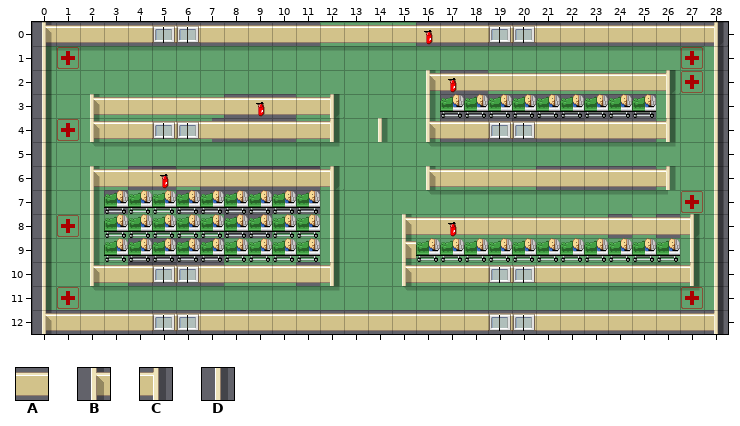
An edit to a level. Tiled map, data/spider.tmx. Above: the version before the commit.
Cells are 32x32 px. Shown: x 0..28, y 0..12.
Key: from "walls_128": A 0, B 8, C 9, D 16.
_ is an empty cell.
Layers that did not change in this view are not listed.
Layer "Walls" before, first column x 0:
 0 BAAAAAAAAAAAAAAAAAAAAAAAAAAAC
 1 D___________________________D
 2 D_______________BAAAAAAAAAC_D
 3 D_BAAAAAAAAAC___D_________D_D
 4 D_BAAAAAAAAAC_D_BAAAAAAAAAC_D
 5 D___________________________D
 6 D_BAAAAAAAAAC___BAAAAAAAAAC_D
 7 D_D_________D_______________D
 8 D_D_________D__BAAAAAAAAAAACD
 9 D_D_________D__B___________DD
10 D_BAAAAAAAAAC__BAAAAAAAAAAACD
11 D___________________________D
12 BAAAAAAAAAAAAAAAAAAAAAAAAAAAC
And afterwards:
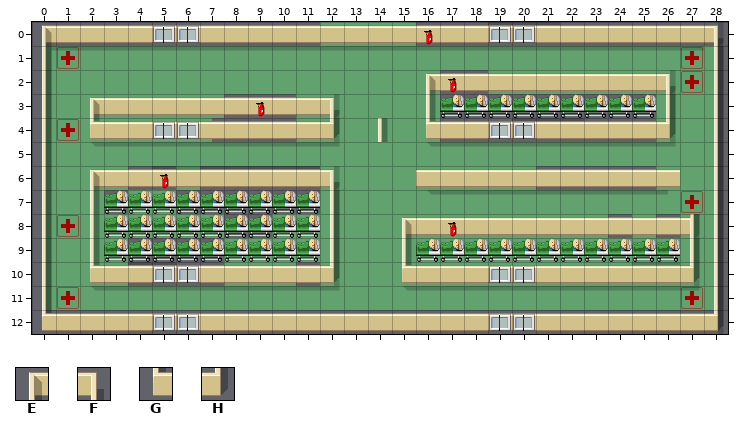
Further tiles: from "walls_128": E 10, F 11, G 18, H 19.
From the commit log: fixed data object being off the grid Signed-off-by: Tony Davis <wilfo254@hotmail.com>
Edits made:
{"where": "layer \"Walls\""}
{"y":0,"x":0,"old":"B","new":"E"}
{"y":0,"x":28,"old":"C","new":"F"}
{"y":2,"x":16,"old":"B","new":"E"}
{"y":2,"x":26,"old":"C","new":"F"}
{"y":3,"x":2,"old":"B","new":"E"}
{"y":3,"x":12,"old":"C","new":"F"}
{"y":4,"x":2,"old":"B","new":"G"}
{"y":4,"x":12,"old":"C","new":"H"}
{"y":4,"x":16,"old":"B","new":"G"}
{"y":4,"x":26,"old":"C","new":"H"}
{"y":6,"x":2,"old":"B","new":"E"}
{"y":6,"x":12,"old":"C","new":"F"}
{"y":6,"x":16,"old":"B","new":"A"}
{"y":6,"x":26,"old":"C","new":"A"}
{"y":8,"x":15,"old":"B","new":"E"}
{"y":9,"x":15,"old":"B","new":"D"}
{"y":10,"x":2,"old":"B","new":"G"}
{"y":10,"x":12,"old":"C","new":"H"}
{"y":10,"x":15,"old":"B","new":"G"}
{"y":10,"x":27,"old":"C","new":"H"}
{"y":12,"x":0,"old":"B","new":"G"}
{"y":12,"x":28,"old":"C","new":"H"}
